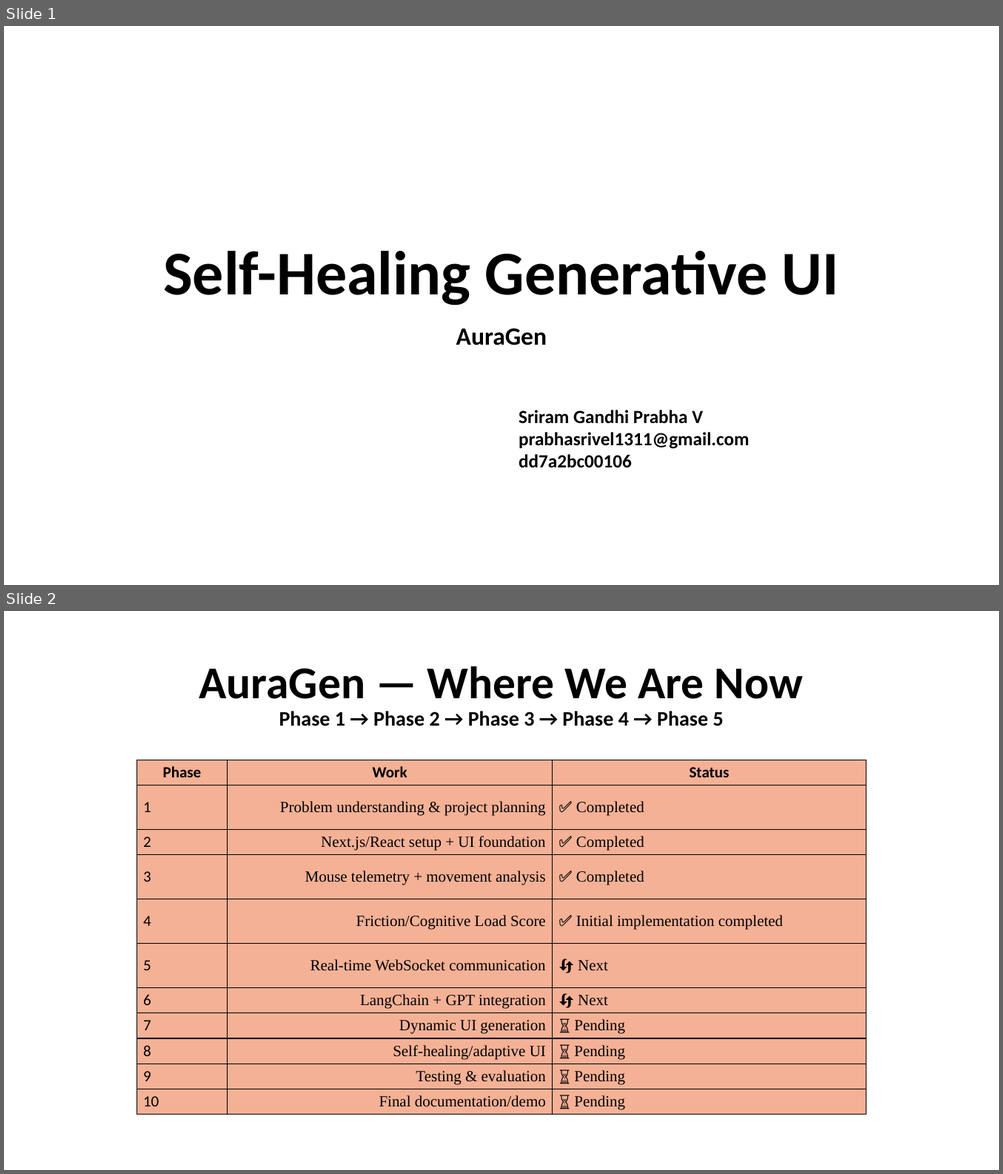
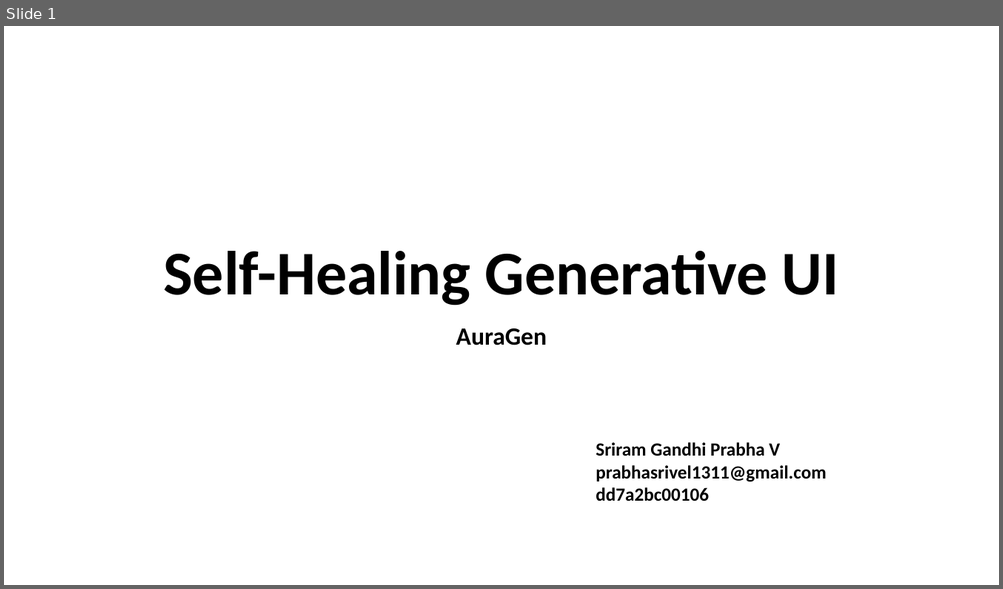
Before and after one commit to PrabhaVeluchamy/auragen-self-healing-generative-ui, a slide deck: REVIEW PART.pptx. Shown one above the other, each under a label of ours: slides 1 and 2 before the commit, slide 1 after it. The pictures are 1003x1174 and 1003x589 pixels, drawn with LibreOffice and Linux fonts; fonts in the diff are those of the drawing. Boxes give left, top, right and bottom in pixels: in the first picture for what was removed or moved away, otherwise in the second. Text is boxed around its words. In the diff, an @@ line names an element or a change of style, - is before the commit and + after.

```diff
--- a/REVIEW PART.pptx
+++ b/REVIEW PART.pptx
@@ slide 2 removed at bbox=[4, 611, 999, 1170], background #FFFFFF @@
@@ title removed at bbox=[199, 666, 802, 726] @@
-AuraGen — Where We Are Now
-Phase 1 → Phase 2 → Phase 3 → Phase 4 → Phase 5
@@ table removed at bbox=[136, 760, 866, 1116], 11 rows, 3 columns @@
-Phase | Work | Status
-1 | Problem understanding & project planning | ✅ Completed
-2 | Next.js/React setup + UI foundation | ✅ Completed
-3 | Mouse telemetry + movement analysis | ✅ Completed
-4 | Friction/Cognitive Load Score | ✅ Initial implementation completed
-5 | Real-time WebSocket communication | 🔄 Next
-6 | LangChain + GPT integration | 🔄 Next
-7 | Dynamic UI generation | ⏳ Pending
-8 | Self-healing/adaptive UI | ⏳ Pending
-9 | Testing & evaluation | ⏳ Pending
-10 | Final documentation/demo | ⏳ Pending
@@ slide 1 changed as well @@
@@ text "Sriram Gandhi Prabha V": place and size @@
-text "Sriram Gandhi Prabha V" at bbox=[518, 410, 748, 469]
+text "Sriram Gandhi Prabha V" at bbox=[595, 443, 825, 502]
```
Also in this commit, not shown: 4 other slides changed, 4 slides added.
